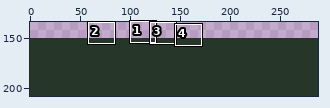
Pixel-art file, stored at sprite/Background/Fundo 0.aseprite. Above, an overview of the earlier version with the close-up marked.
Close-up. The starting point:
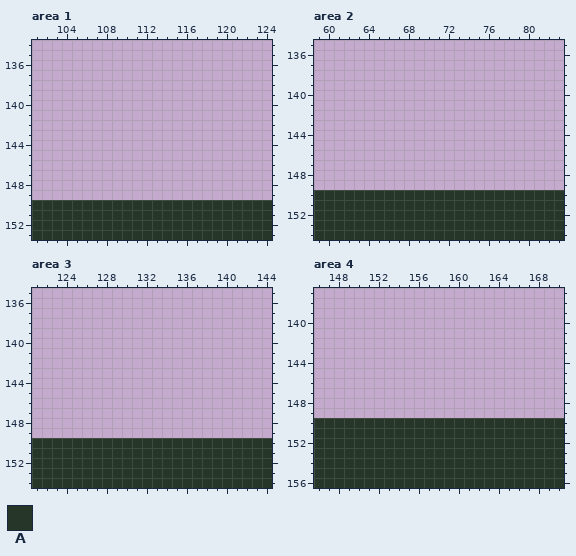
288x208 pixels, 1 frame. Colours within 5 levels of each other are drawn and written as one. Shown: area 1: x 101..124, y 134..153; area 2: x 59..83, y 135..154; area 3: x 121..144, y 135..154; area 4: x 146..170, y 137..156. The wide view leaves out empty margins. The commit also changed other parts of the picture, which this record leaves out.
Palette (. is transparent): A #263629
Pixels before, area 1, first column x 101:
150 AAAAAAAAAAAAAAAAAAAAAAAA
151 AAAAAAAAAAAAAAAAAAAAAAAA
152 AAAAAAAAAAAAAAAAAAAAAAAA
153 AAAAAAAAAAAAAAAAAAAAAAAA
Pixels before, area 2, first column x 59:
150 AAAAAAAAAAAAAAAAAAAAAAAAA
151 AAAAAAAAAAAAAAAAAAAAAAAAA
152 AAAAAAAAAAAAAAAAAAAAAAAAA
153 AAAAAAAAAAAAAAAAAAAAAAAAA
154 AAAAAAAAAAAAAAAAAAAAAAAAA
Pixels before, area 3, first column x 121:
150 AAAAAAAAAAAAAAAAAAAAAAAA
151 AAAAAAAAAAAAAAAAAAAAAAAA
152 AAAAAAAAAAAAAAAAAAAAAAAA
153 AAAAAAAAAAAAAAAAAAAAAAAA
154 AAAAAAAAAAAAAAAAAAAAAAAA
Pixels before, area 4, first column x 146:
150 AAAAAAAAAAAAAAAAAAAAAAAAA
151 AAAAAAAAAAAAAAAAAAAAAAAAA
152 AAAAAAAAAAAAAAAAAAAAAAAAA
153 AAAAAAAAAAAAAAAAAAAAAAAAA
154 AAAAAAAAAAAAAAAAAAAAAAAAA
155 AAAAAAAAAAAAAAAAAAAAAAAAA
156 AAAAAAAAAAAAAAAAAAAAAAAAA
New version:
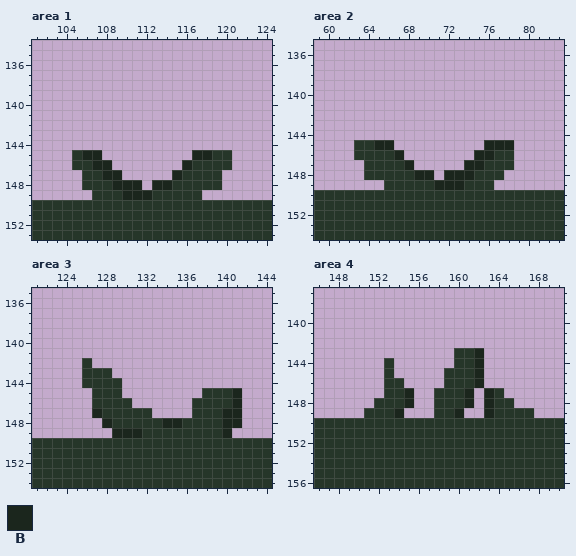
Colours new in this view: B #1b261d
From old to new:
{"where": "area 1"}
{"y":145,"x":105,"old":"...","new":"ABB"}
{"y":145,"x":117,"old":"....","new":"BBAA"}
{"y":146,"x":105,"old":"....","new":"AABB"}
{"y":146,"x":116,"old":".....","new":"BAAAA"}
{"y":147,"x":106,"old":"....","new":"AABB"}
{"y":147,"x":115,"old":".....","new":"BAAAA"}
{"y":148,"x":106,"old":"......","new":"AAABBB"}
{"y":148,"x":113,"old":".......","new":"BBAAAAA"}
{"y":149,"x":107,"old":"...........","new":"AAABBBAAAAA"}
{"where": "area 2"}
{"y":145,"x":63,"old":"....","new":"AABB"}
{"y":145,"x":76,"old":"...","new":"BBB"}
{"y":146,"x":63,"old":".....","new":"AAAAB"}
{"y":146,"x":75,"old":"....","new":"BBAA"}
{"y":147,"x":64,"old":".....","new":"AAAAB"}
{"y":147,"x":74,"old":".....","new":"BBAAA"}
{"y":148,"x":64,"old":".......","new":"AAAAABB"}
{"y":148,"x":72,"old":"......","new":"BBBAAA"}
{"y":149,"x":66,"old":"...........","new":"AAAAABBBAAA"}
{"where": "area 3"}
{"y":142,"x":126,"old":".","new":"A"}
{"y":143,"x":126,"old":"...","new":"AAA"}
{"y":144,"x":126,"old":"....","new":"AAAA"}
{"y":145,"x":127,"old":"...","new":"AAA"}
{"y":145,"x":138,"old":"....","new":"AAAB"}
{"y":146,"x":127,"old":"....","new":"AAAA"}
{"y":146,"x":137,"old":".....","new":"AAAAB"}
{"y":147,"x":127,"old":"......","new":"BAAAAA"}
{"y":147,"x":137,"old":".....","new":"AAABB"}
{"y":148,"x":128,"old":"..............","new":"BAAAAABBAAAABB"}
{"y":149,"x":129,"old":"............","new":"BBBAAAAAAAAB"}
{"where": "area 4"}
{"y":143,"x":160,"old":"...","new":"AAB"}
{"y":144,"x":153,"old":".","new":"A"}
{"y":144,"x":160,"old":"...","new":"AAB"}
{"y":145,"x":153,"old":".","new":"A"}
{"y":145,"x":159,"old":"....","new":"AAAB"}
{"y":146,"x":153,"old":"..","new":"AA"}
{"y":146,"x":159,"old":"....","new":"AAAB"}
{"y":147,"x":153,"old":"...","new":"AAB"}
{"y":147,"x":158,"old":"....","new":"AAAB"}
{"y":147,"x":163,"old":"..","new":"BA"}
{"y":148,"x":152,"old":"....","new":"AAAB"}
{"y":148,"x":158,"old":"....","new":"AAAB"}
{"y":148,"x":163,"old":"...","new":"BAA"}
{"y":149,"x":151,"old":"....","new":"AAAB"}
{"y":149,"x":158,"old":"...","new":"AAB"}
{"y":149,"x":163,"old":".....","new":"BAAAA"}
{"label":"added","picture_box":[72,150,232,200]}
{"label":"added","picture_box":[354,140,514,190]}
{"label":"added","picture_box":[82,358,242,438]}
{"label":"added","picture_box":[364,348,534,418]}
